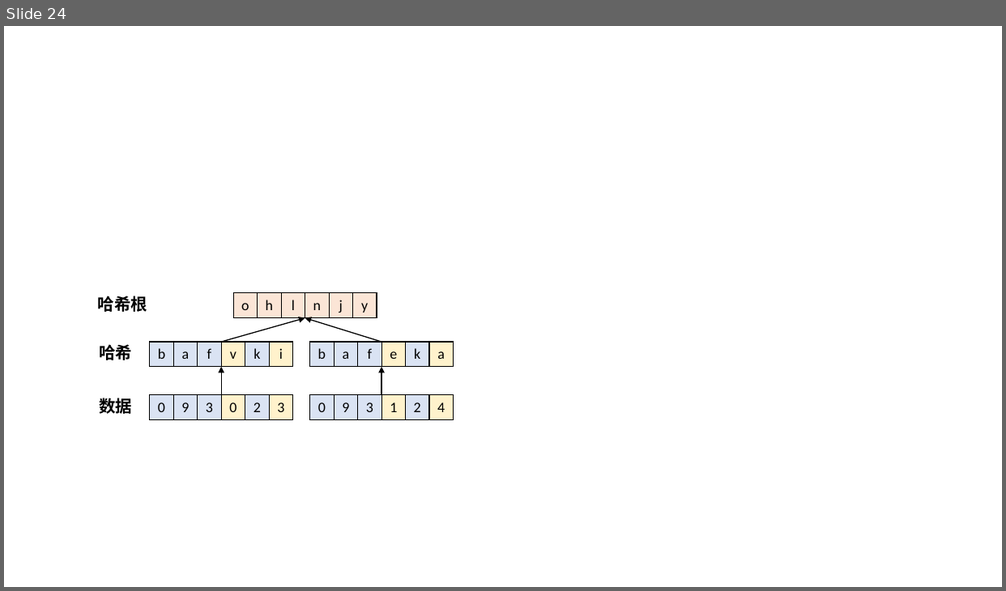
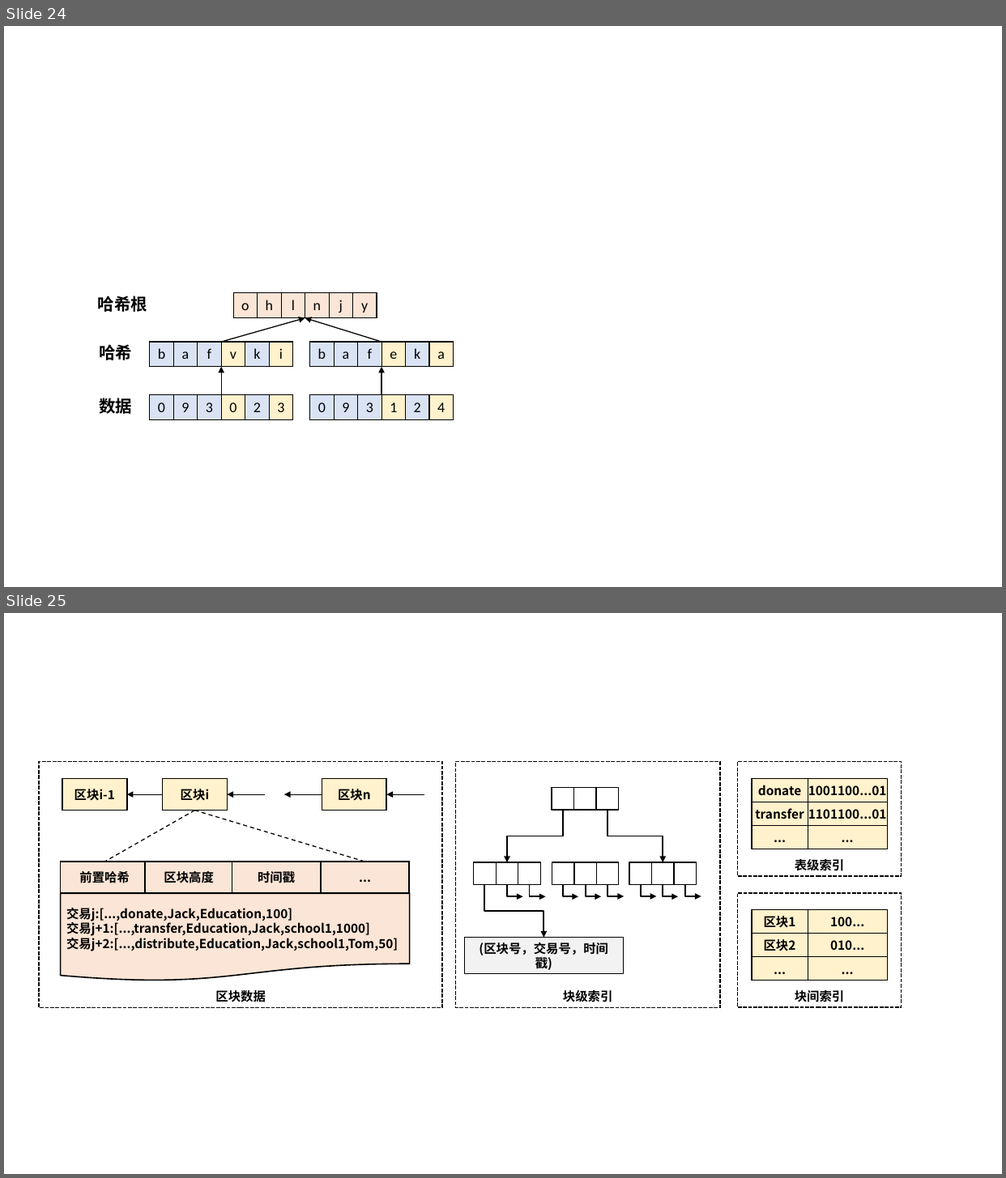
Before and after one commit to Studio-tyx/tyx_thesis_template, a slide deck: figure/timechain/fig.pptx. Shown one above the other, each under a label of ours: slide 24 before the commit, slides 24 and 25 after it. The pictures are 1006x591 and 1006x1178 pixels, drawn with LibreOffice and Linux fonts; fonts in the diff are those of the drawing. Boxes give left, top, right and bottom in pixels: in the first picture for what was removed or moved away, otherwise in the second. Text is boxed around its words. In the diff, an @@ line names an element or a change of style, - is before the commit and + after.

```diff
--- a/figure/timechain/fig.pptx
+++ b/figure/timechain/fig.pptx
@@ slide 25 added at (4,613,1002,1174), background #FFFFFF @@
@@ rectangle added at (39,762,443,1008), outline #000000 1.25 pt dashed, 12 pt, text #000000, bold @@
+区块数据
@@ rectangle added at (62,778,127,810), fill #FFF2CC, outline #000000 1.25 pt, 12 pt, text #000000, bold @@
+区块i-1
@@ rectangle added at (163,778,227,810), fill #FFF2CC, outline #000000 1.25 pt, 12 pt, text #000000, bold @@
+区块i
@@ rectangle added at (322,778,386,810), fill #FFF2CC, outline #000000 1.25 pt, 12 pt, text #000000, bold @@
+区块n
@@ rectangle added at (455,762,720,1008), outline #000000 1.25 pt dashed, 12 pt, text #000000, bold @@
+块级索引
@@ rectangle added at (738,762,901,876), outline #000000 1.25 pt dashed, 12 pt, text #000000, bold @@
+表级索引
@@ table added at (752,778,888,849), 3 rows, 2 columns @@
+donate | 1001100...01
+transfer | 1101100...01
+... | ...
@@ arrow added from (163, 795) to (127, 795), #000000 0.5 pt @@
@@ arrow added from (265, 795) to (227, 795), #000000 0.5 pt @@
@@ arrow added from (322, 795) to (284, 795), #000000 0.5 pt @@
@@ arrow added from (424, 795) to (386, 795), #000000 0.5 pt @@
@@ line added from (195, 811) to (104, 862), #000000 1 pt dashed @@
@@ line added from (195, 811) to (364, 862), #000000 1 pt dashed @@
@@ rectangle added at (60,862,148,893), fill #FBE5D6, outline #000000 1.25 pt, 12 pt, text #000000, bold @@
+前置哈希
@@ rectangle added at (145,862,233,893), fill #FBE5D6, outline #000000 1.25 pt, 12 pt, text #000000, bold @@
+区块高度
@@ rectangle added at (232,862,321,893), fill #FBE5D6, outline #000000 1.25 pt, 12 pt, text #000000, bold @@
+时间戳
@@ rectangle added at (321,862,409,893), fill #FBE5D6, outline #000000 1.25 pt, 12 pt, text #000000, bold @@
+...
@@ flow chart document added at (60,894,409,982), fill #FBE5D6, outline #000000 1.25 pt, 12 pt, text #000000, bold @@
+交易j:[...,donate,Jack,Education,100]
+交易j+1:[...,transfer,Education,Jack,school1,1000]
+交易j+2:[...,distribute,Education,Jack,school1,Tom,50]
@@ group added at (464,787,701,973): 13 rectangles, 11 elbow arrows @@
+(区块号，交易号，时间戳)
@@ rectangle added at (738,893,901,1007), outline #000000 1.25 pt dashed, 12 pt, text #000000, bold @@
+块间索引
@@ table added at (752,910,888,981), 3 rows, 2 columns @@
+区块1 | 100...
+区块2 | 010...
+... | ...
```
Also in this commit, not shown: 3 slides changed, 1 slide removed, 15 other files.
